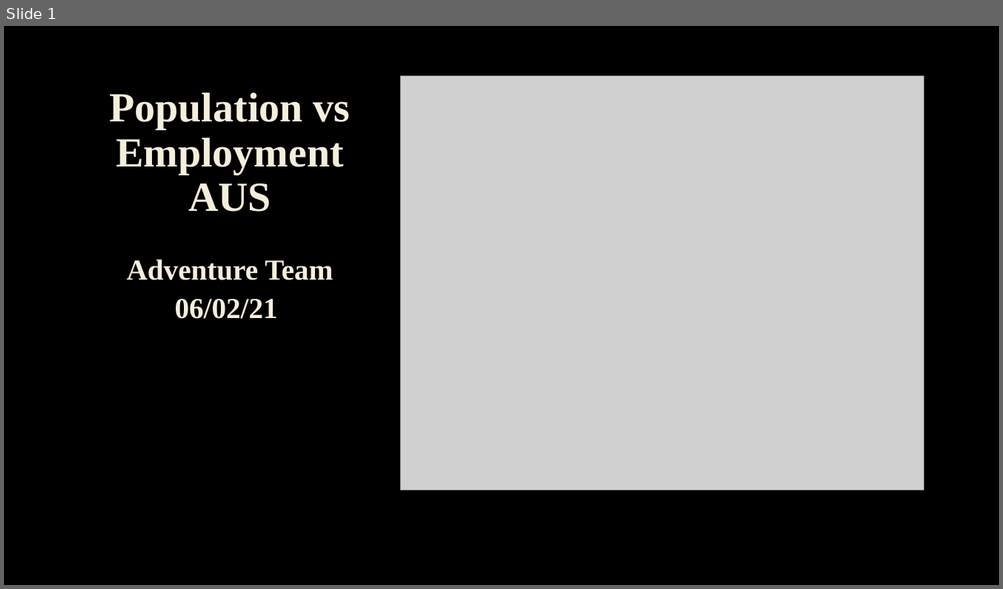
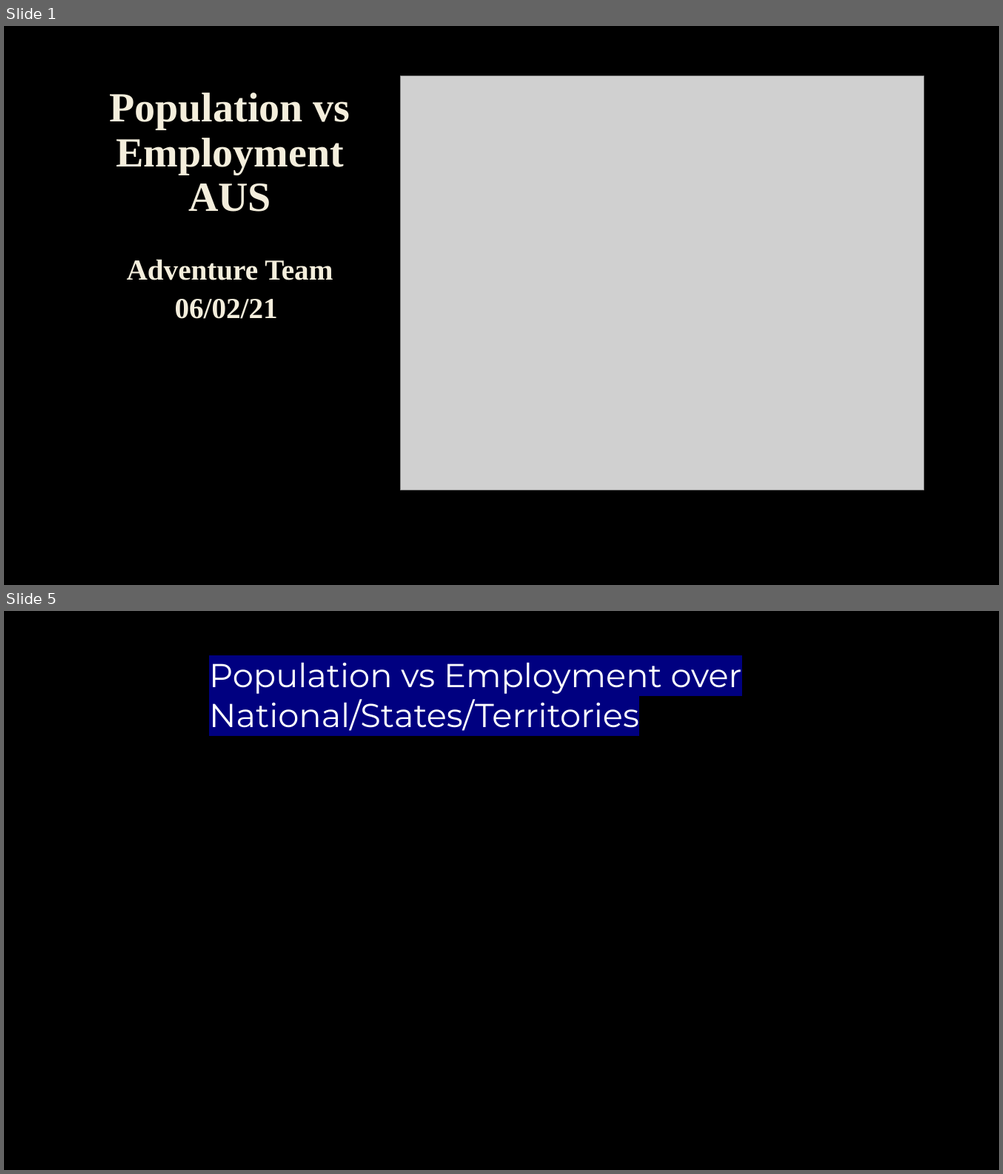
Before and after one commit to tonyzhao668/adventure, a slide deck: Adventure.pptx. Shown one above the other, each under a label of ours: slide 1 before the commit, slides 1 and 5 after it; the slides between them are not shown. The pictures are 1003x589 and 1003x1174 pixels, drawn with LibreOffice and Linux fonts; fonts in the diff are those of the drawing; grey boxes stand for pictures; background and template pictures are left out. Boxes give left, top, right and bottom in pixels: in the first picture for what was removed or moved away, otherwise in the second. Text is boxed around its words. In the diff, an @@ line names an element or a change of style, - is before the commit and + after.

```diff
--- a/Adventure.pptx
+++ b/Adventure.pptx
@@ slide 5 added at (x1=4, y1=611, x2=999, y2=1170), background picture (left out) @@
@@ text added at (x1=209, y1=662, x2=742, y2=731), 32 pt, text #FFFFFF @@
+Population vs Employment over National/States/Territories
```
Also in this commit, not shown: 4 slides changed, 8 other slides added, 2 other files.
